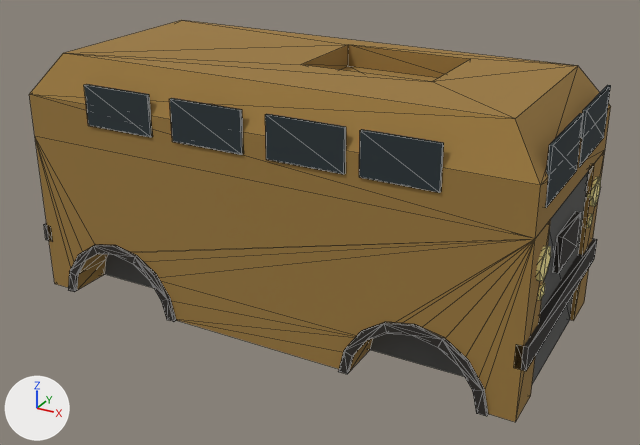
One commit to the glTF model game/public/models/base_bukhanka.glb: the scene before it, then after it.
One viewpoint serves both versions: a 50 mm lens placed at (4.07, -7.27, 3.74), pointed at (0.12, -0.09, 0.15). Arrows for +X, +Y and +Z are at lower left; the lights stay in place. The older version comes first. Mesh edges are drawn as thin lines. Vertices at exactly the same position are counted once.

Objects in the first picture: 'base_bukhanka'.
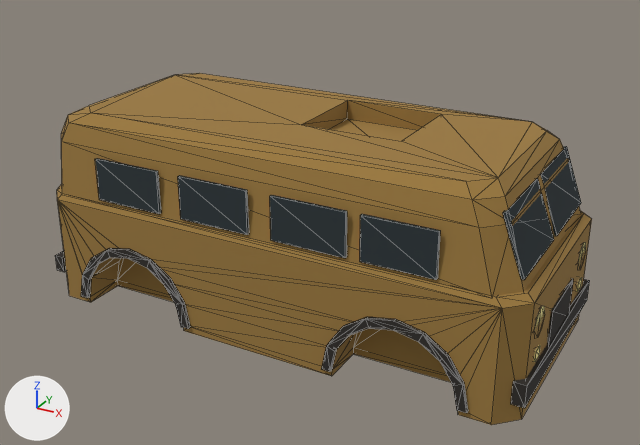
Pixel boxes (x1, y1, x2, y2) of what changed, in the pictures (640 x 445 px; the box of a moved part takes in the faces that stretch with it):
'base_bukhanka', reshaped (8% narrower, 12% shorter)
    before: (29, 20, 611, 422)
    after: (55, 73, 592, 425)
part 1 of me_skin_l, added (black)
    after: (511, 279, 590, 408)
part 2 of me_skin_l, added
    after: (55, 251, 66, 272)
part 3 of me_skin_l, added (black)
    after: (547, 278, 573, 344)
part 4 of me_skin_l, added
    after: (360, 214, 441, 280)
part 5 of me_skin_l, added
    after: (270, 195, 347, 258)
part 6 of me_skin_l, added
    after: (178, 175, 249, 235)
part 7 of me_skin_l, added
    after: (95, 158, 161, 214)
part 8 of me_skin_l, moved or reshaped
    before: (587, 177, 601, 206)
    after: (578, 242, 586, 266)
part 9 of me_skin_l, moved or reshaped
    before: (587, 214, 593, 228)
    after: (576, 277, 582, 291)
part 10 of me_skin_l, moved or reshaped
    before: (536, 246, 551, 281)
    after: (535, 306, 545, 328)
part 11 of me_skin_l, moved or reshaped
    before: (538, 283, 545, 300)
    after: (534, 345, 540, 362)
part 12 of me_skin_l, rebuilt
    before: (29, 20, 611, 422)
    after: (57, 184, 592, 425)
part 13 of me_skin_l, rebuilt (mostly hidden before)
    before: (105, 171, 589, 384)
    after: (61, 73, 581, 296)
part 14 of me_skin_l, deleted
    before: (44, 84, 611, 371)
part 15 of me_skin_l, added
    after: (503, 146, 581, 280)

What the commit changed:
me_skin_l is used by ob_base_bukhanka; location (0.0, 0.0, 0.0).
me_skin_l had 388 vertices, 748 faces and spanned x -2.6..2.6, y -1.21..1.21, z -0.72..1.78.
me_skin_l now has 428 vertices, 828 faces and spans x -2.6..2.6, y -1.21..1.21, z -0.82..1.2.
me_skin_l part 1: a new loose piece, a box spanning x 2.48..2.6, y -1.07..1.07, z -0.63..-0.41, in mat_under (black #2e2a26).
me_skin_l part 2: a new loose piece, a box spanning x -2.6..-2.5, y -1.07..1.07, z -0.61..-0.43, in mat_under (black #2e2a26).
me_skin_l part 3: a new loose piece, a box spanning x 2.52..2.58, y -0.35..0.35, z -0.47..-0.07, in mat_under (black #2e2a26).
me_skin_l part 4: a new loose piece, a box spanning x 1.087..1.788, y -1.15..-1.12, z 0.4..0.83, in mat_glass (dark grey #2a3438).
me_skin_l part 5: a new loose piece, a box spanning x 0.2..0.95, y -1.15..-1.12, z 0.4..0.83, in mat_glass (dark grey #2a3438).
me_skin_l part 6: a new loose piece, a box spanning x -0.8..-0.05, y -1.15..-1.12, z 0.4..0.83, in mat_glass (dark grey #2a3438).
me_skin_l part 7: a new loose piece, a box spanning x -1.8..-1.05, y -1.15..-1.12, z 0.4..0.83, in mat_glass (dark grey #2a3438).
me_skin_l part 8: the loose piece of 16 vertices spanning x 2.53..2.59, y 0.73..1.03, z 0.47..0.77 is moved by (-0.03, -0.16, -0.62).
me_skin_l part 9: the loose piece of 8 vertices spanning x 2.53..2.58, y 0.76..0.88, z 0.29..0.39 is moved by (-0.01, -0.1, -0.64).
me_skin_l part 10: the loose piece of 16 vertices spanning x 2.53..2.59, y -1.03..-0.73, z 0.47..0.77 is moved by (-0.03, 0.16, -0.62).
me_skin_l part 11: the loose piece of 8 vertices spanning x 2.53..2.58, y -0.88..-0.76, z 0.29..0.39 is moved by (-0.01, 0.1, -0.64).
me_skin_l part 12: the loose piece of 212 vertices spanning x -2.56..2.56, y -1.21..1.21, z -0.72..1.78 is rebuilt with 220 vertices and now spans x -2.56..2.56, y -1.21..1.21, z -0.82..0.36.
me_skin_l part 13: the loose piece of 8 vertices spanning x -2.52..2.52, y -0.74..0.74, z -0.72..0.95 is rebuilt with 40 vertices and now spans x -2.52..2.46, y -1.13..1.13, z 0.34..1.2, in mat_paint (brown #9c7a3e).
me_skin_l part 14: 13 loose pieces with 104 vertices, spanning x -2.6..2.6, y -1.19..1.19, z -0.21..1.63, are deleted.
Part 15, on me_skin_l:
8 vertices are added at x 2.22..2.25, y -0.92..0.92, z 1.0..1.01.
8 new vertices lie (0.2, 0.0, -0.55) away from vertices in x 2.22..2.25, y -0.92..0.92, z 1.0..1.01.
24 new faces join them, mat_glass (dark grey #2a3438).
Other edits to the shape of me_skin_l do not show in these pictures.
me_skin_l no longer uses material mat_metal (dark grey #5a5a58).
